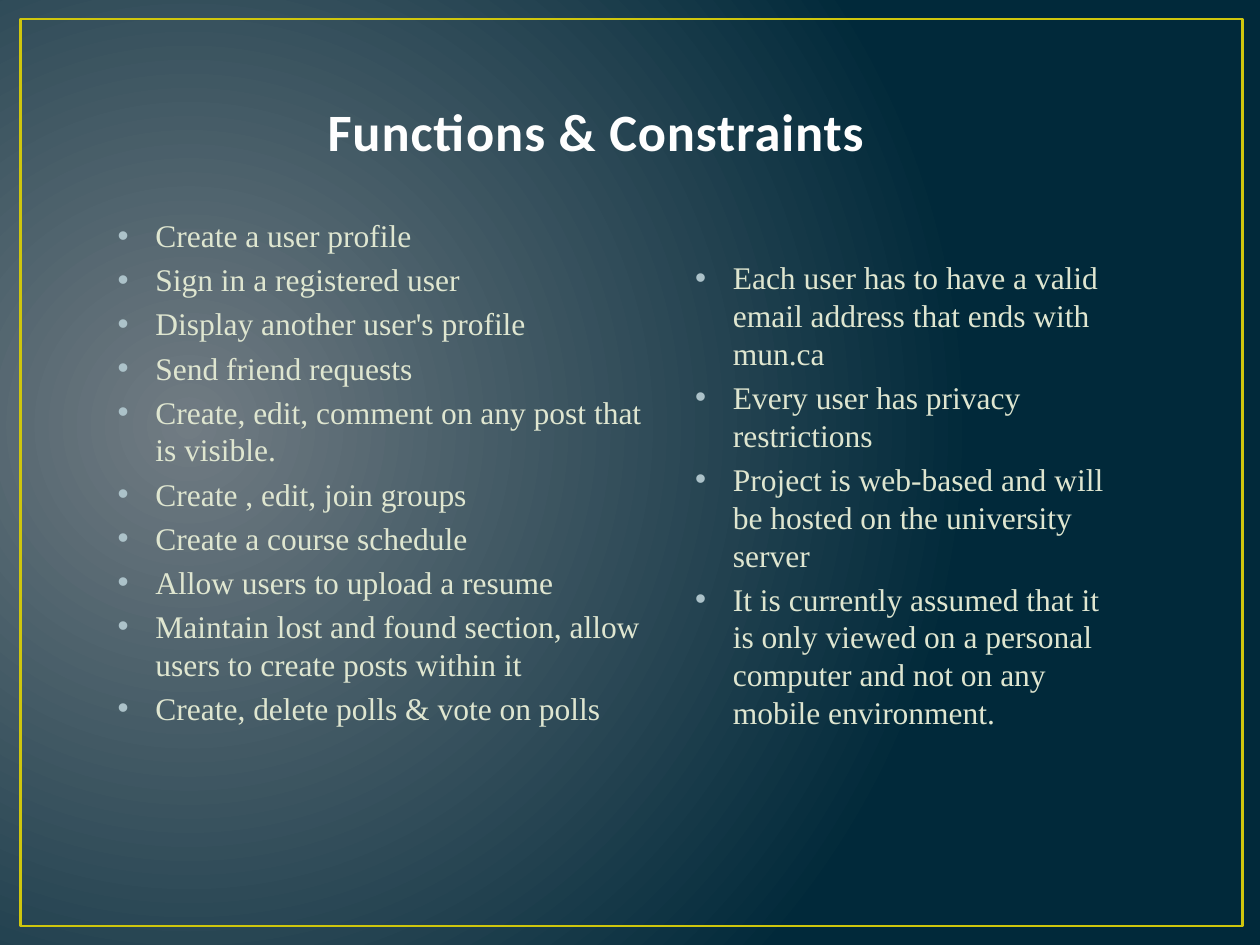
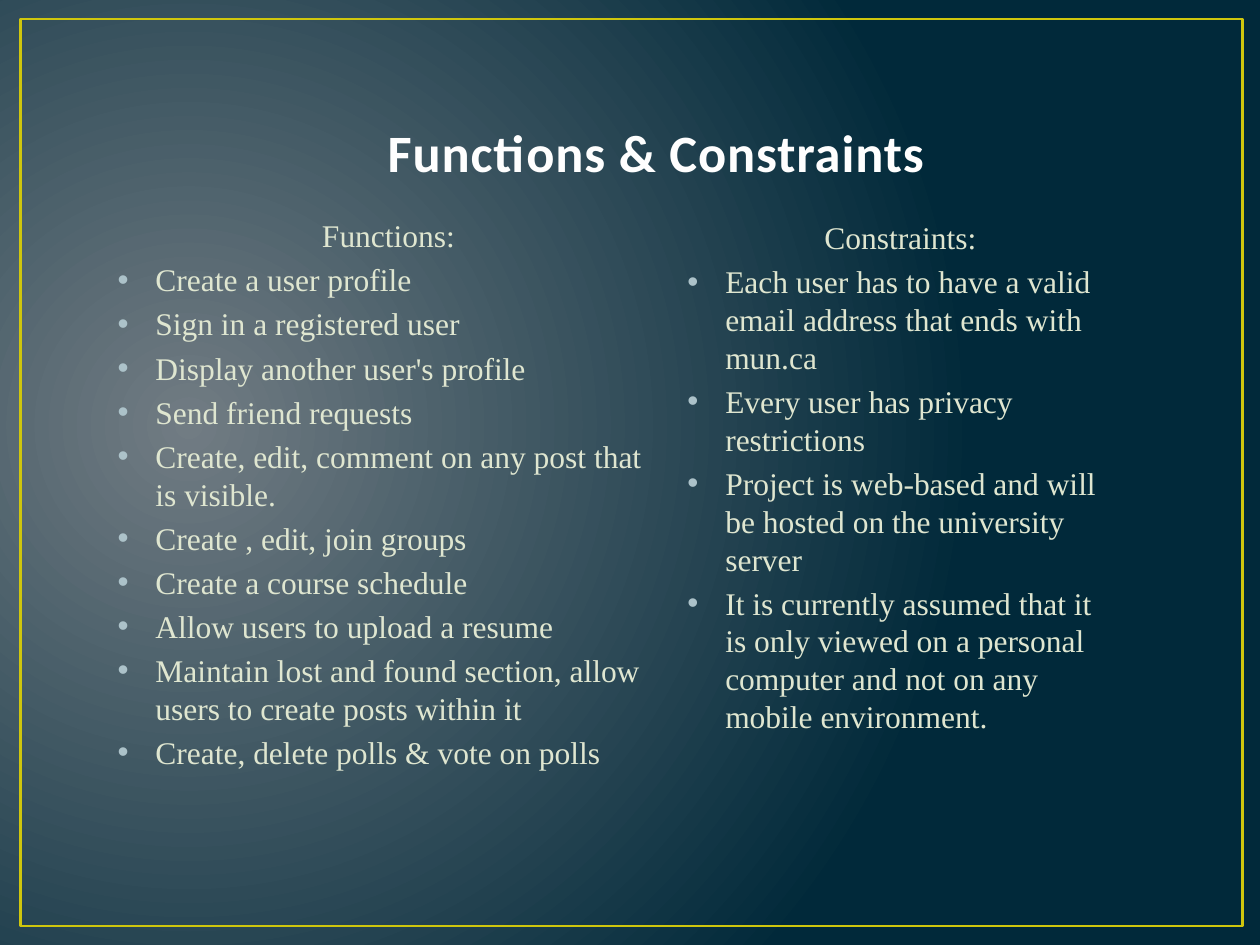
Before and after one commit to samuelash94/teamproject, a slide deck: slide 3 of milestone1/CS 4770.pptx. Drawn at 1260x945 pixels with LibreOffice and Linux fonts; fonts in the diff are those of the drawing. Boxes give left, top, right and bottom in pixels: in the first picture for what was removed or moved away, otherwise in the second. Text is boxed around its words. In the diff, an @@ line names an element or a change of style, - is before the commit and + after.

```diff
--- a/milestone1/CS 4770.pptx
+++ b/milestone1/CS 4770.pptx
@@ title "Functions & Constraints": place and size @@
-title "Functions & Constraints" at box(328, 114, 863, 152)
+title "Functions & Constraints" at box(388, 135, 923, 173)
@@ title "Functions & Constraints" at box(388, 135, 923, 173): alignment left to centre @@
@@ text at box(322, 226, 455, 248): paragraph added @@
+Functions:
@@ text "Constraints:": place and size @@
-text "Constraints:" at box(733, 267, 1103, 725)
+text "Constraints:" at box(725, 228, 1096, 729)
@@ text at box(824, 228, 976, 250): paragraph added @@
+Constraints:
```
Also in this commit, not shown: 2 other slides changed, 1 slide added, 1 slide removed.
